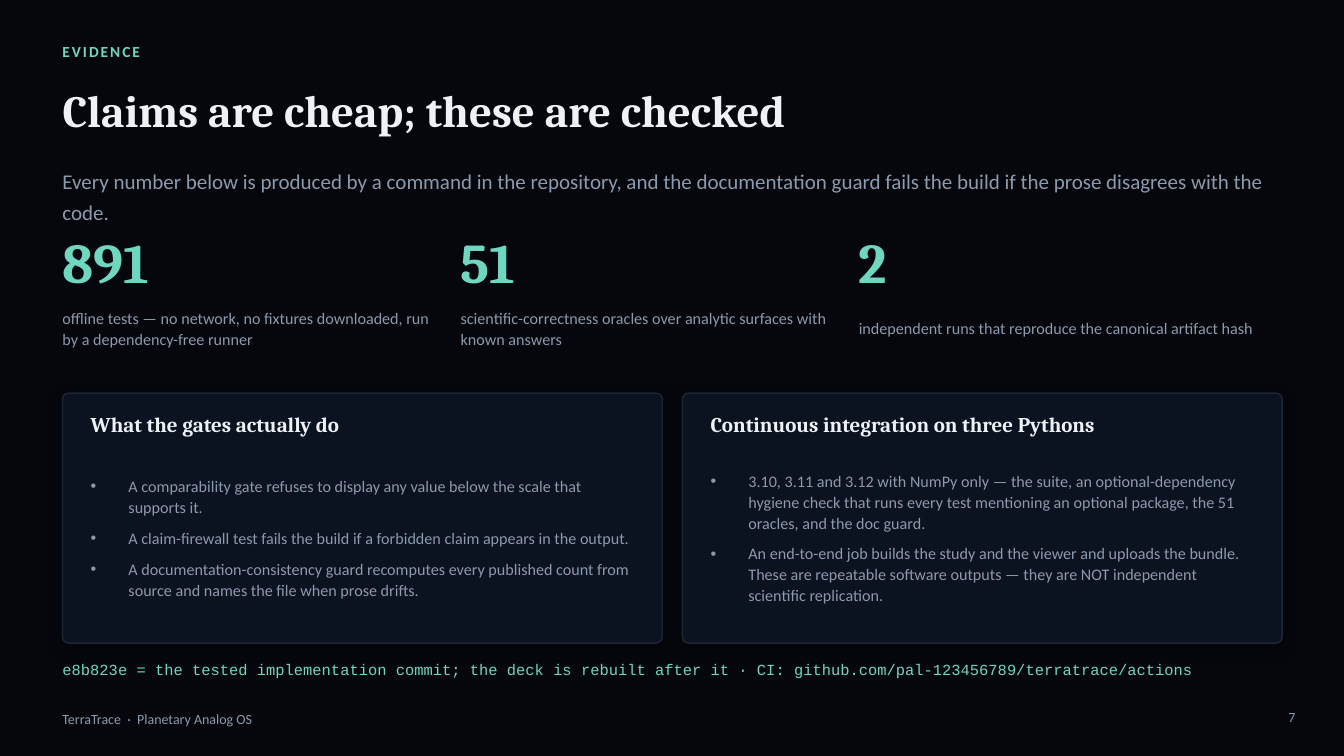
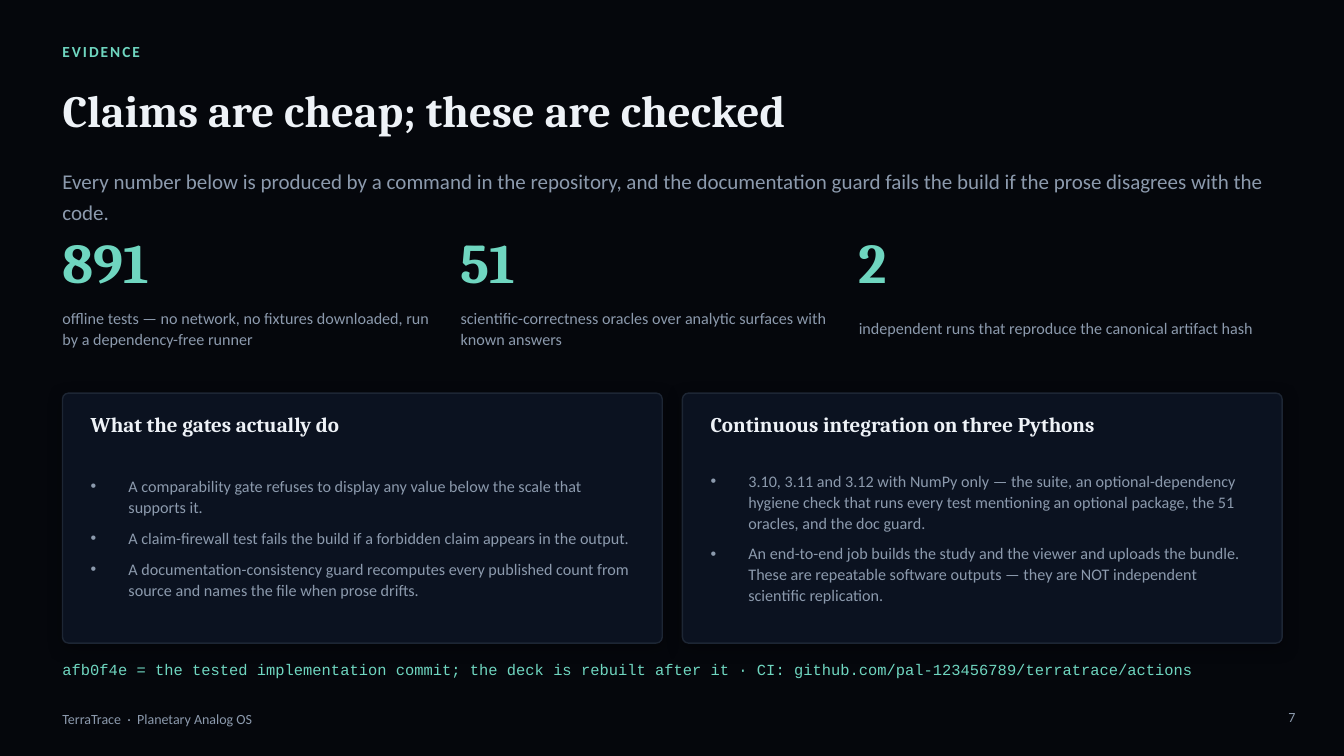
Before and after one commit to pal-123456789/terratrace, a slide deck: slide 7 of TerraTrace-deck.pptx. Drawn at 1344x756 pixels with LibreOffice and Linux fonts; fonts in the diff are those of the drawing. Boxes give left, top, right and bottom in pixels: in the first picture for what was removed or moved away, otherwise in the second. Text is boxed around its words. In the diff, an @@ line names an element or a change of style, - is before the commit and + after.

Commit message:
build(deck): both decks and the PDFs rebuilt on afb0f4e
The footer names the commit the deck was tested against, read from git at build time, and the
merge plus the guard fix moved it. Rebuilding is the promise the footer makes; leaving it a
commit behind would make its own sentence the one unverified claim on the slide.

```diff
--- a/TerraTrace-deck.pptx
+++ b/TerraTrace-deck.pptx
@@ text at (62, 664, 1192, 678): text changed @@
-e8b823e = the tested implementation commit; the deck is rebuilt after it · CI: github.com/pal-123456789/terratrace/actions
+afb0f4e = the tested implementation commit; the deck is rebuilt after it · CI: github.com/pal-123456789/terratrace/actions
```
Also in this commit, not shown: 3 other files.
